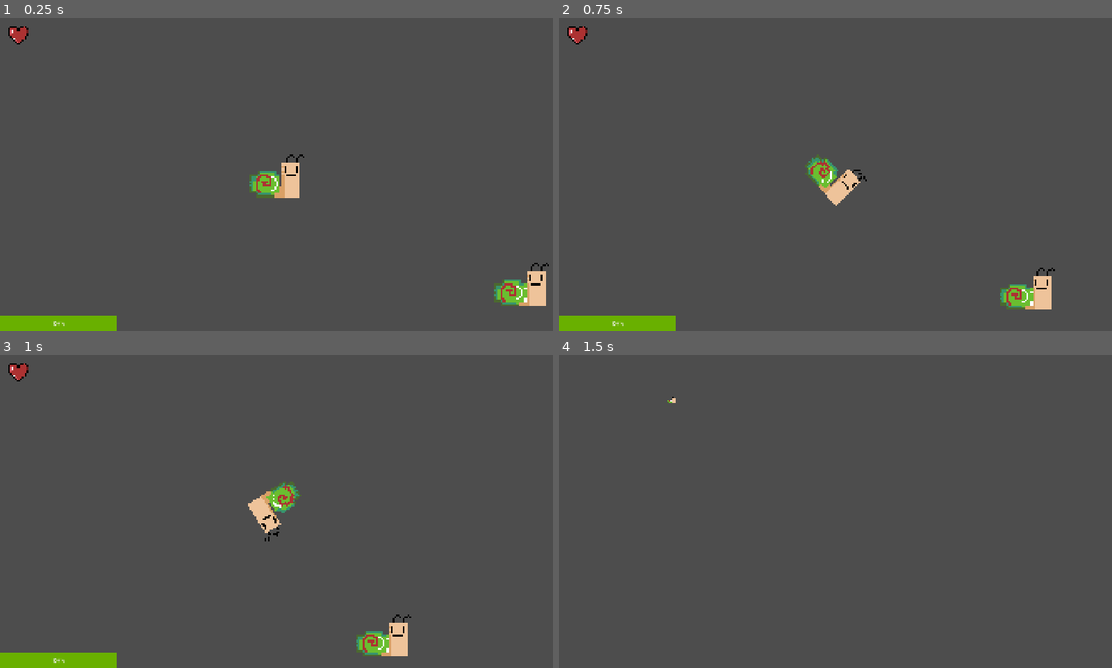
Above: before the commit, frames 1-4 (two rows, left to right).
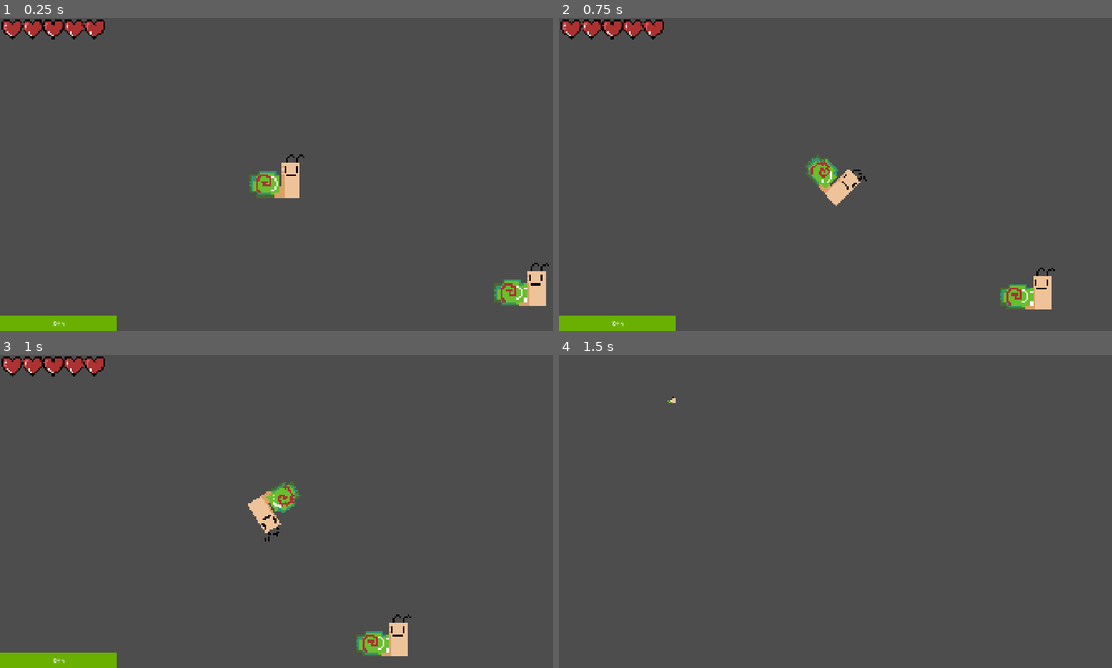
Above: after the commit, the same moments.

Repository: mark4pro/rogue-like
Game: Godot game, scene res://Scenes/shit.tscn
The game is run twice, just before and just after one commit, with the same random seed, the same clock (stepped at 60 frames per second) and the same inputs. This scene is started directly instead of the project's main scene.
Inputs (mouse positions are in pixels of both pictures, inside the frame that each line leads up to):
- Up to frame 1 (0.25 s): no input
- Up to frame 2 (0.75 s): tap Enter at 0.5 s; move the mouse to (957, 158) at 0.52 s; hold D (right) from 0.53 s (still down); tap Ctrl (roll) at 0.6 s; click (957, 158) at 0.67 s
- Up to frame 3 (1 s): keep holding D (right)
- Up to frame 4 (1.5 s): move the mouse to (724, 527) at 1.27 s; release D (right) at 1.28 s; hold S (down) from 1.28 s (still down); tap F6 (free_cam) at 1.35 s

The runs differ from the first frame. In frame 1, 0.9% of the frame differs, in the area x 0-19%, y 0-9%; in frame 2, 0.9%; in frame 3, 0.9%; in frame 4, nothing differs.

Commit message:
Finished health bar

Diff:
--- a/Assets/prefabs/player.tscn
+++ b/Assets/prefabs/player.tscn
@@ -116,10 +116,14 @@
 
 [node name="UI" type="CanvasLayer" parent="." unique_id=963694637]
 
-[node name="HealthBar" type="TextureProgressBar" parent="UI" unique_id=1503107830]
-offset_right = 128.0
-offset_bottom = 128.0
-texture_progress = ExtResource("3_g621r")
+[node name="HealthBar" type="TextureRect" parent="UI" unique_id=1332307762]
+texture_repeat = 2
+offset_left = 5.0
+offset_top = 5.0
+offset_right = 360.0
+offset_bottom = 74.0
+texture = ExtResource("3_g621r")
+stretch_mode = 1
 
 [node name="StaminaBar" type="ProgressBar" parent="UI" unique_id=513536406]
 anchors_preset = 2
--- a/Script/player_controller.gd
+++ b/Script/player_controller.gd
@@ -1,9 +1,9 @@
 extends RigidBody2D
 
-@onready var health_bar = $UI/HealthBar
-@onready var stamina_bar = $UI/StaminaBar
-@onready var roll_cooldown_bar = $UI/RollCooldownBar
-@onready var roll_cooldown = $roll_cooldown
+@onready var health_bar : TextureRect = $UI/HealthBar
+@onready var stamina_bar : ProgressBar = $UI/StaminaBar
+@onready var roll_cooldown_bar : ProgressBar = $UI/RollCooldownBar
+@onready var roll_cooldown : Timer = $roll_cooldown
 
 @export_category("Stats")
 @export var max_health : float = 100
@@ -123,7 +123,8 @@
 		queue_free() #change this later
 
 	#Update the UI here
-	health_bar.value = (health / max_health) * 100
+	var maxHBSize : float = health_bar.texture.get_width() * 5
+	health_bar.size.x = (health / max_health) * maxHBSize
 	stamina_bar.value = (stamina / max_stamina) * 100
 	if can_sprint:
 		stamina_bar.get_theme_stylebox("fill").bg_color = stamina_norm_color
Binary file changed: Assets/imgs/heart.png
